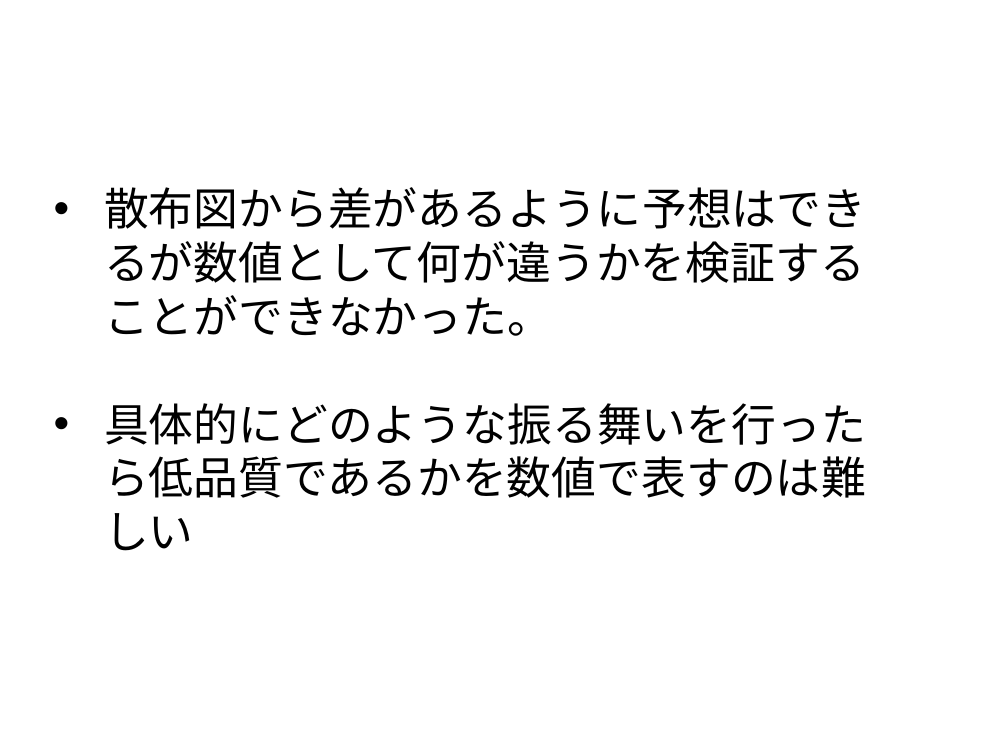
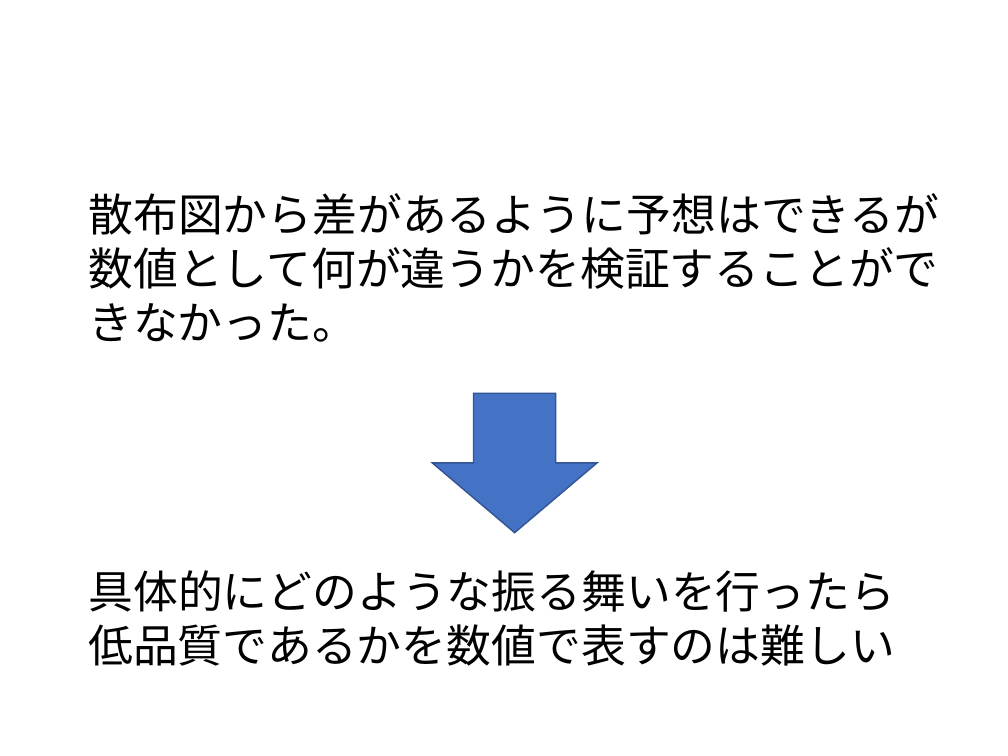
Before and after one commit to tomoya-mikami/task2, a slide deck: slide 16 of slide/presentation.pptx. Drawn at 1008x756 pixels with LibreOffice and Linux fonts; fonts in the diff are those of the drawing; background and template pictures are left out. Boxes give left, top, right and bottom in pixels: in the first picture for what was removed or moved away, otherwise in the second. Text is boxed around its words. In the diff, an @@ line names an element or a change of style, - is before the commit and + after.

```diff
--- a/slide/presentation.pptx
+++ b/slide/presentation.pptx
@@ text "散布図から差があるように予想はできるが数値として何が違うかを検証することができなかった。": place and size @@
-text "散布図から差があるように予想はできるが数値として何が違うかを検証することができなかった。" at <box>104,187,866,551</box>
+text "散布図から差があるように予想はできるが数値として何が違うかを検証することができなかった。" at <box>88,193,939,342</box>
@@ text "散布図から差があるように予想はできるが数値として何が違うかを検証することができなかった。" at <box>88,193,939,342</box>: bullet • to none @@
@@ text at <box>104,403,866,551</box>: paragraph removed @@
-• 具体的にどのような振る舞いを行ったら低品質であるかを数値で表すのは難しい
@@ down arrow added at <box>432,393,597,532</box>, fill #4472C4, outline #325491 1 pt @@
@@ text added at <box>88,570,895,666</box>, 32 pt, text #000000 @@
+具体的にどのような振る舞いを行ったら
+低品質であるかを数値で表すのは難しい
```
Also in this commit, not shown: 13 other slides changed, 5 slides added, 1 slide removed, 2 other files.
